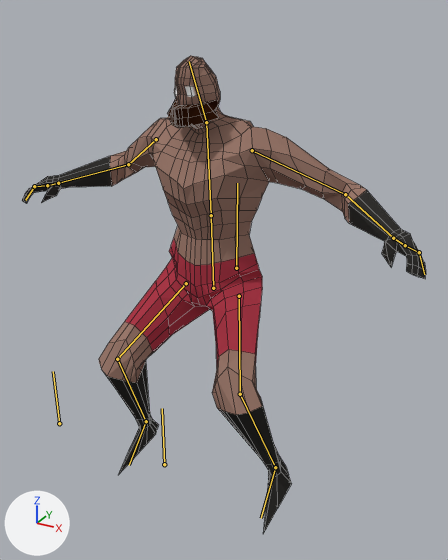
The Blender file Assets/Blender/Barbarian.blend as it was, and as the next commit left it.
One viewpoint serves both versions: a 50 mm lens placed at (1.131, -1.846, 1.833), pointed at (0.112, 0.006, 0.907). Every picture has the same lights, and +X, +Y and +Z are marked at lower left. Both versions are drawn at frame 1 of the action 'Armature.000Action.001'; the numbers are the values there. The bones that bend it are drawn over the model as lines. Mesh edges are drawn as thin lines.

In view in the first picture: 'Barbarian'.
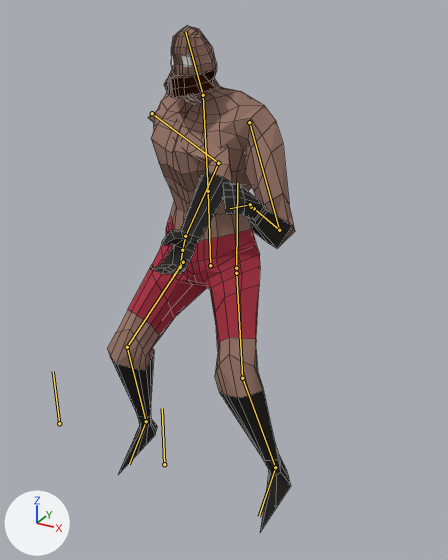
Commit message: Animated Barbarian stance

The edits, one by one:
Bone 'Hand IK.L' (bone_hand_ik_l) moves from (0.0, 0.0, 0.0) to (-1.3, -1.28, 0.52).
Bone 'Torso' (bone_torso) moves from (0.01, -0.79, 0.05) to (-0.04, -0.43, 0.03).
Bone 'Hand IK.R' (bone_hand_ik_r) moves from (0.0, 0.0, 0.0) to (3.29, -1.38, 0.08).

Pixel boxes [x1, y1, x2, y2] of what changed, in the pictures (448 x 560 px):
'Barbarian', posed (53% narrower): before [22, 56, 426, 534]; after [107, 26, 295, 532]
bone 'Torso', root to tip: before (213, 288) to (211, 215); after (210, 265) to (208, 191)
